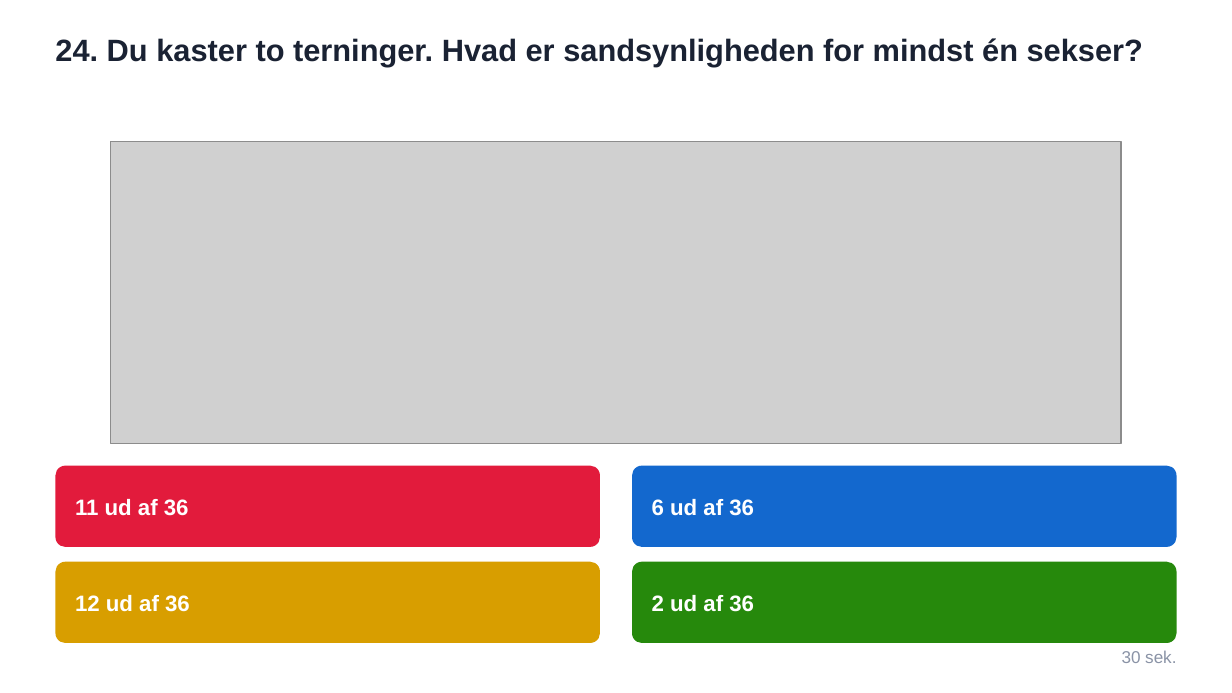
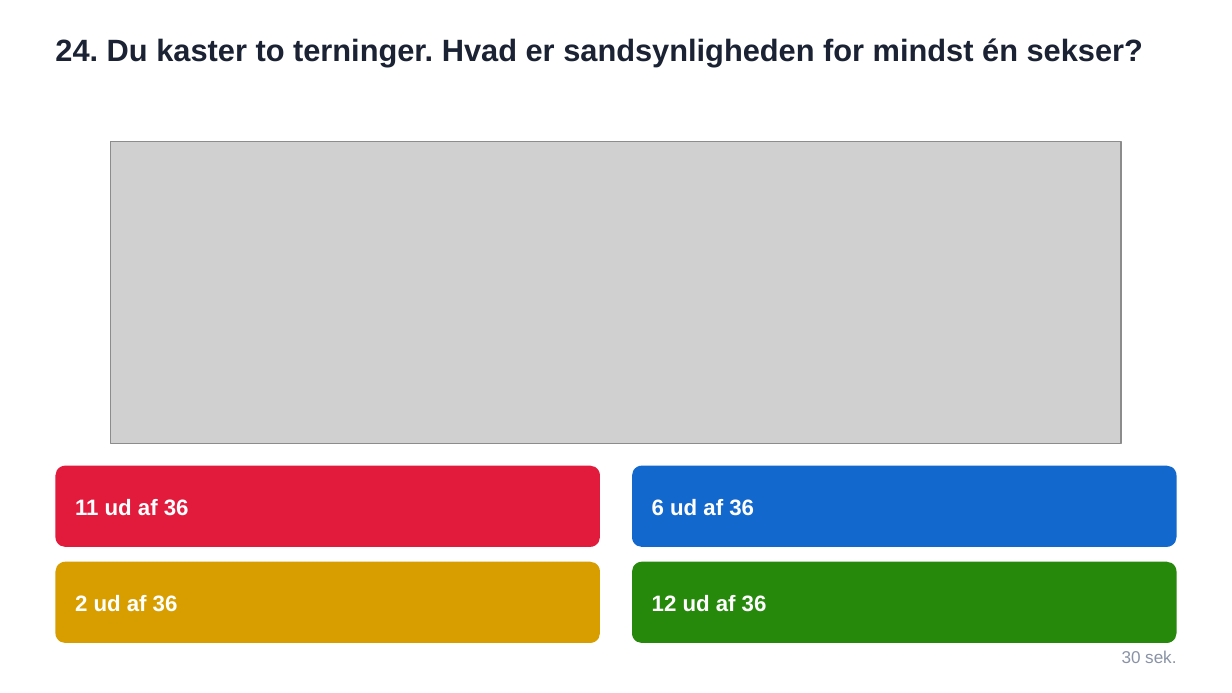
Before and after one commit to mibelibsen/kontiki, a slide deck: slide 25 of facit/kahoot-statistik-2026-09-11.pptx. Drawn at 1232x693 pixels with LibreOffice and Linux fonts; fonts in the diff are those of the drawing; grey boxes stand for pictures. Boxes give left, top, right and bottom in pixels: in the first picture for what was removed or moved away, otherwise in the second. Text is boxed around its words. In the diff, an @@ line names an element or a change of style, - is before the commit and + after.

```diff
--- a/facit/kahoot-statistik-2026-09-11.pptx
+++ b/facit/kahoot-statistik-2026-09-11.pptx
@@ text at (75, 595, 178, 612): text changed @@
-12 ud af 36
+2 ud af 36
@@ text at (652, 595, 767, 612): text changed @@
-2 ud af 36
+12 ud af 36
```
Also in this commit, not shown: 27 other slides changed, 7 other files.
